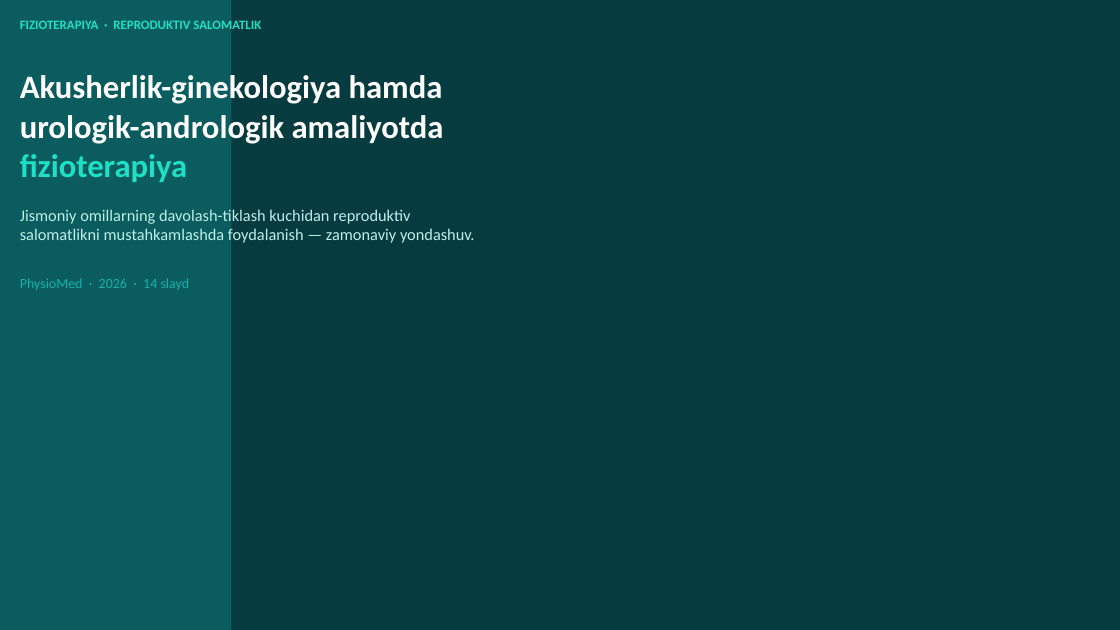
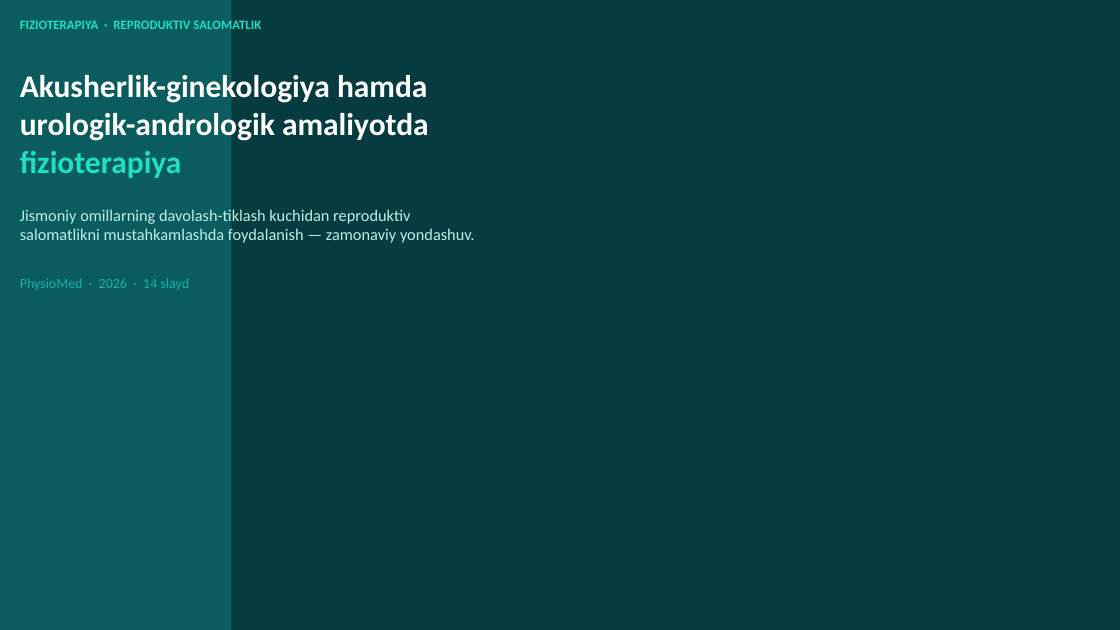
Before and after one commit to mirshod96/Claude-test, a slide deck: slide 1 of presentations/01-fizioterapiya.pptx. Drawn at 1120x630 pixels with LibreOffice and Linux fonts; fonts in the diff are those of the drawing. Boxes give left, top, right and bottom in pixels: in the first picture for what was removed or moved away, otherwise in the second. Text is boxed around its words. In the diff, an @@ line names an element or a change of style, - is before the commit and + after.

```diff
--- a/presentations/01-fizioterapiya.pptx
+++ b/presentations/01-fizioterapiya.pptx
@@ text "Akusherlik-ginekologiya hamda" at box(20, 75, 429, 178): size 28 to 27 pt @@
```
Also in this commit, not shown: 7 other slides changed, 1 other file.
